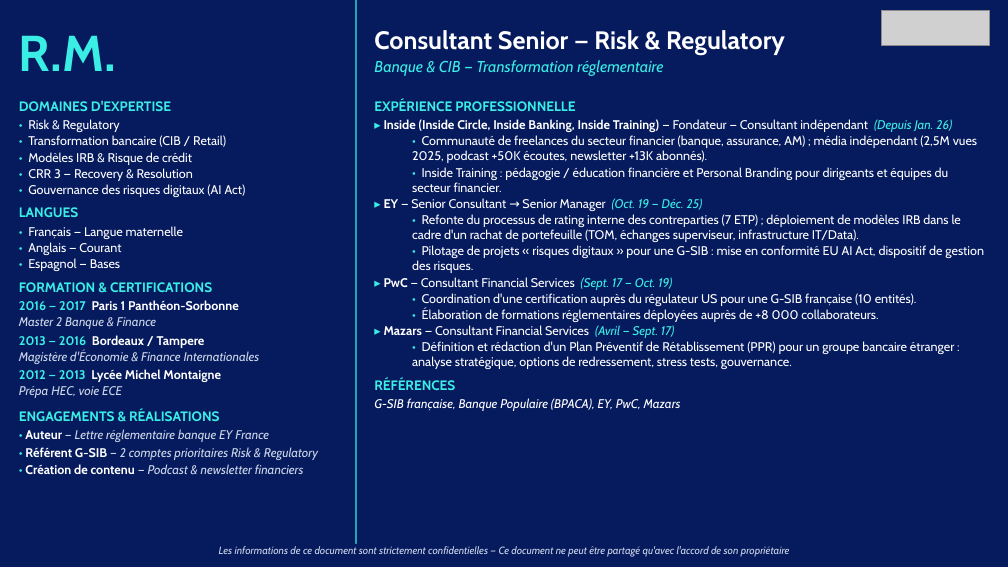
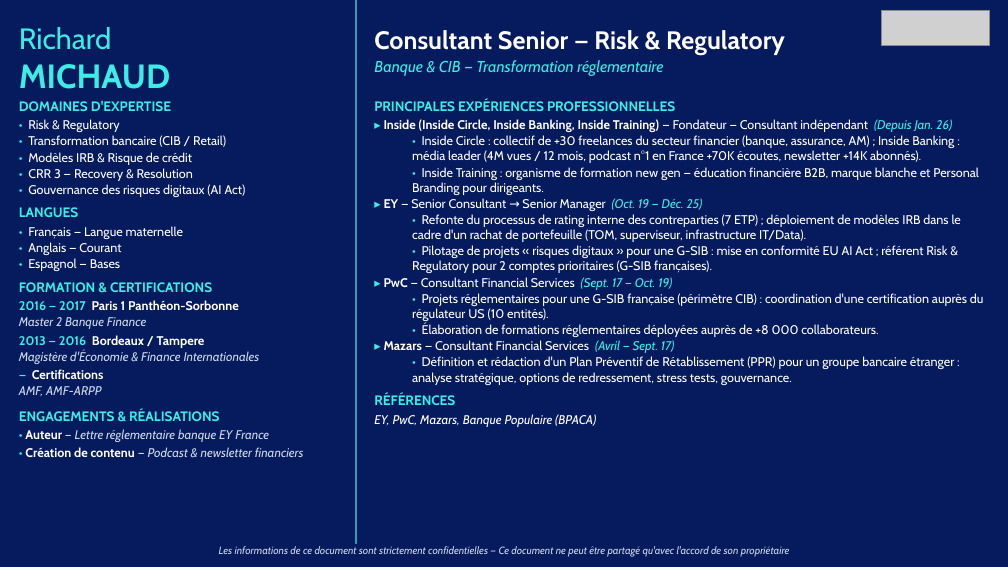
Before and after one commit to insidebankingfrance-rgb/G-n-rateur-de-CV, a slide deck: slide 1 of outputs/R.M._risk_regulatory.pptx. Drawn at 1008x567 pixels with LibreOffice and Linux fonts; fonts in the diff are those of the drawing; grey boxes stand for pictures. Boxes give left, top, right and bottom in pixels: in the first picture for what was removed or moved away, otherwise in the second. Text is boxed around its words. In the diff, an @@ line names an element or a change of style, - is before the commit and + after.

```diff
--- a/outputs/R.M._risk_regulatory.pptx
+++ b/outputs/R.M._risk_regulatory.pptx
@@ text at [19,27,170,89]: text changed; size 48 to 28 pt; bold off @@
-R.M.
+Richard
+MICHAUD
@@ text at [374,99,675,111]: text changed @@
-EXPÉRIENCE PROFESSIONNELLE
+PRINCIPALES EXPÉRIENCES PROFESSIONNELLES
@@ text at [412,135,979,195]: text changed @@
-  • Communauté de freelances du secteur financier (banque, assurance, AM) ; média indépendant (2,5M vues 2025, podcast +50K écoutes, newsletter +13K abonnés).
-  • Inside Training : pédagogie / éducation financière et Personal Branding pour dirigeants et équipes du secteur financier.
+  • Inside Circle : collectif de +30 freelances du secteur financier (banque, assurance, AM) ; Inside Banking : média leader (4M vues / 12 mois, podcast n°1 en France +70K écoutes, newsletter +14K abonnés).
+  • Inside Training : organisme de formation new gen — éducation financière B2B, marque blanche et Personal Branding pour dirigeants.
@@ text at [412,214,961,273]: text changed @@
-  • Refonte du processus de rating interne des contreparties (7 ETP) ; déploiement de modèles IRB dans le cadre d'un rachat de portefeuille (TOM, échanges superviseur, infrastructure IT/Data).
-  • Pilotage de projets « risques digitaux » pour une G-SIB : mise en conformité EU AI Act, dispositif de gestion des risques.
+  • Refonte du processus de rating interne des contreparties (7 ETP) ; déploiement de modèles IRB dans le cadre d'un rachat de portefeuille (TOM, superviseur, infrastructure IT/Data).
+  • Pilotage de projets « risques digitaux » pour une G-SIB : mise en conformité EU AI Act ; référent Risk & Regulatory pour 2 comptes prioritaires (G-SIB françaises).
@@ text at [412,293,984,321]: text changed @@
-  • Coordination d'une certification auprès du régulateur US pour une G-SIB française (10 entités).
+  • Projets réglementaires pour une G-SIB française (périmètre CIB) : coordination d'une certification auprès du régulateur US (10 entités).
@@ text at [19,317,146,329]: text changed @@
-Master 2 Banque & Finance
+Master 2 Banque Finance
@@ text at [19,369,103,396]: text changed @@
-2012 — 2013 Lycée Michel Montaigne
-Prépa HEC, voie ECE
+— Certifications
+AMF, AMF-ARPP
@@ text at [374,414,596,427]: text changed @@
-G-SIB française, Banque Populaire (BPACA), EY, PwC, Mazars
+EY, PwC, Mazars, Banque Populaire (BPACA)
@@ text at [25,447,318,460]: paragraph removed @@
-• Référent G-SIB — 2 comptes prioritaires Risk & Regulatory
```
Also in this commit, not shown: 1 other slide changed, 33 other files.
